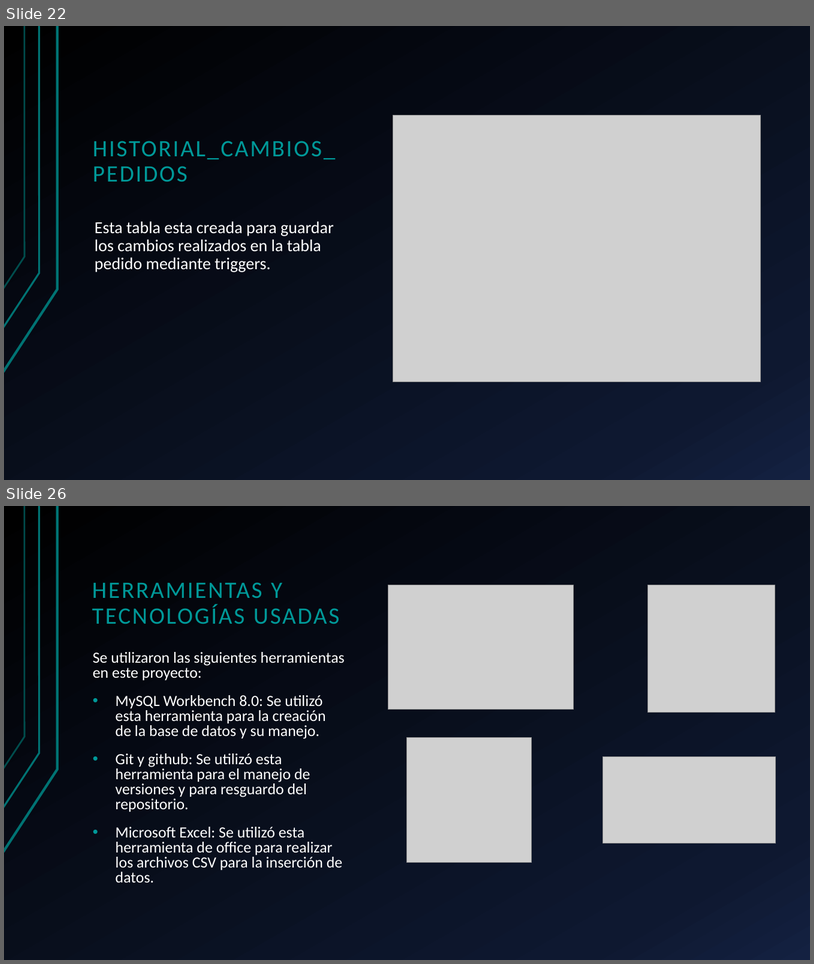
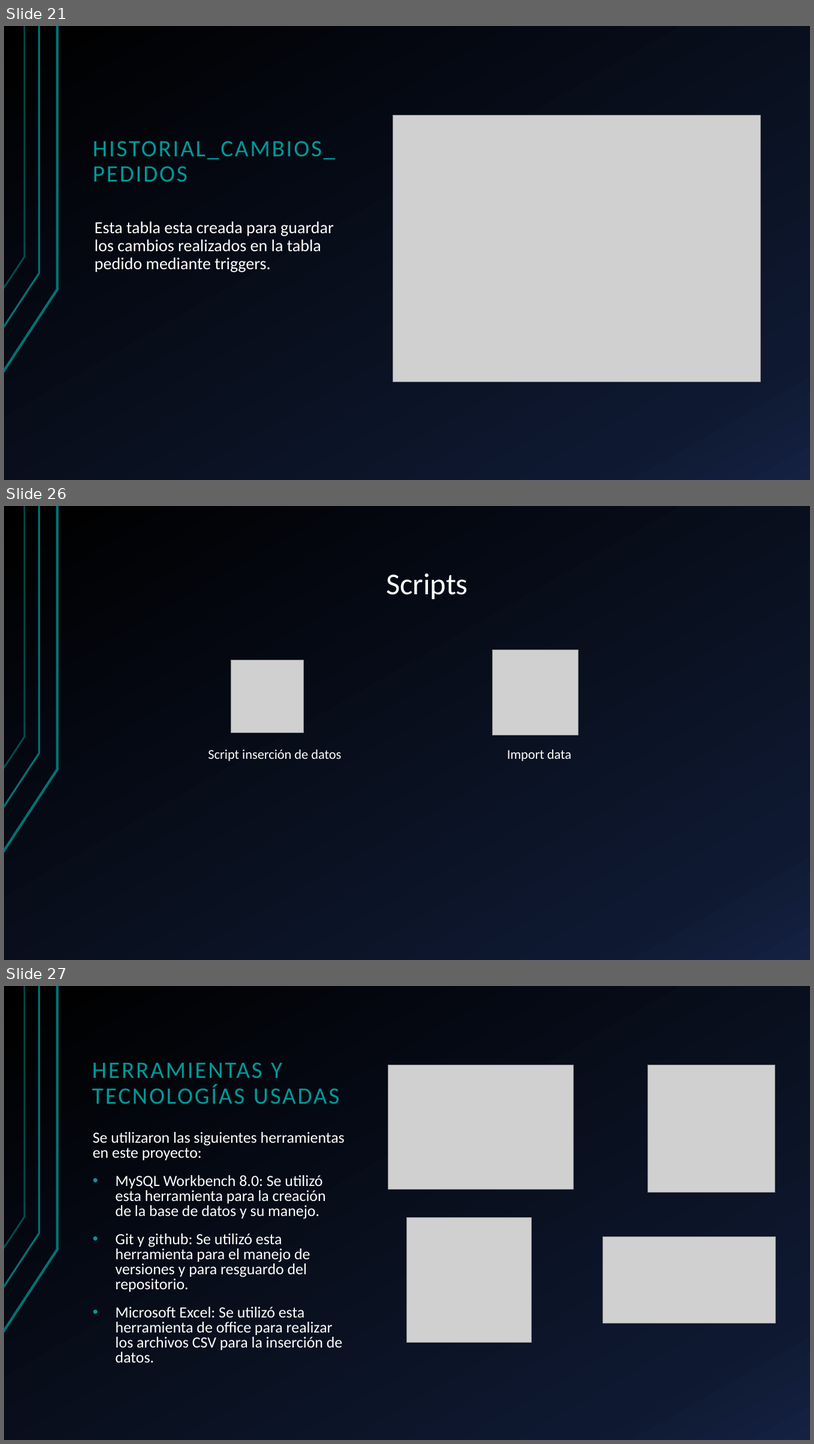
Before and after one commit to hferrer08/BDEcommerce, a slide deck: EcommerceVideojuegos+HubertFerrer.pptx. Shown one above the other, each under a label of ours: slides 22 and 26 before the commit, slides 21, 26 and 27 after it; the slides between them are not shown. The pictures are 814x964 and 814x1444 pixels, drawn with LibreOffice and Linux fonts; fonts in the diff are those of the drawing; grey boxes stand for pictures. Boxes give left, top, right and bottom in pixels: in the first picture for what was removed or moved away, otherwise in the second. Text is boxed around its words. In the diff, an @@ line names an element or a change of style, - is before the commit and + after.

Commit message:
Se agregan los scripts de creación de objetos y script de inserción de datos a la presentación

```diff
--- a/EcommerceVideojuegos+HubertFerrer.pptx
+++ b/EcommerceVideojuegos+HubertFerrer.pptx
@@ slide 26 added at (4, 506, 810, 960), background gradient #000000 to #0F1931 to #142242; not listed: 3 template elements that a slide beside it also shows @@
@@ title added at (386, 573, 468, 599), 36 pt, text #FFFFFF @@
+Scripts
@@ picture added at (493, 649, 579, 735) @@
@@ picture added at (231, 660, 303, 733) @@
@@ text added at (208, 749, 341, 761), 16 pt, text #FFFFFF @@
+Script inserción de datos
@@ text added at (507, 749, 572, 761), 16 pt, text #FFFFFF @@
+Import data
@@ what was slide 22 is now slide 21 @@
@@ what was slide 26 is now slide 27 @@
```
Also in this commit, not shown: 4 slides changed, 1 other slide added, 1 slide removed, 2 other files.
